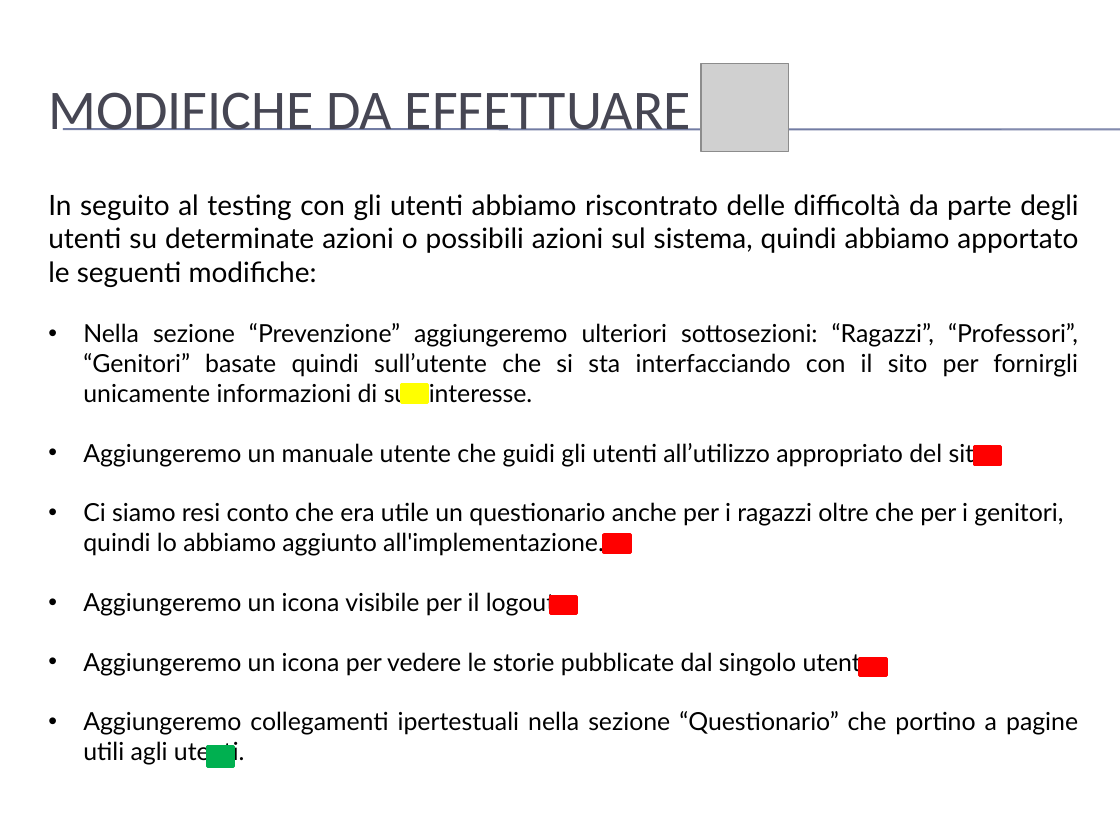
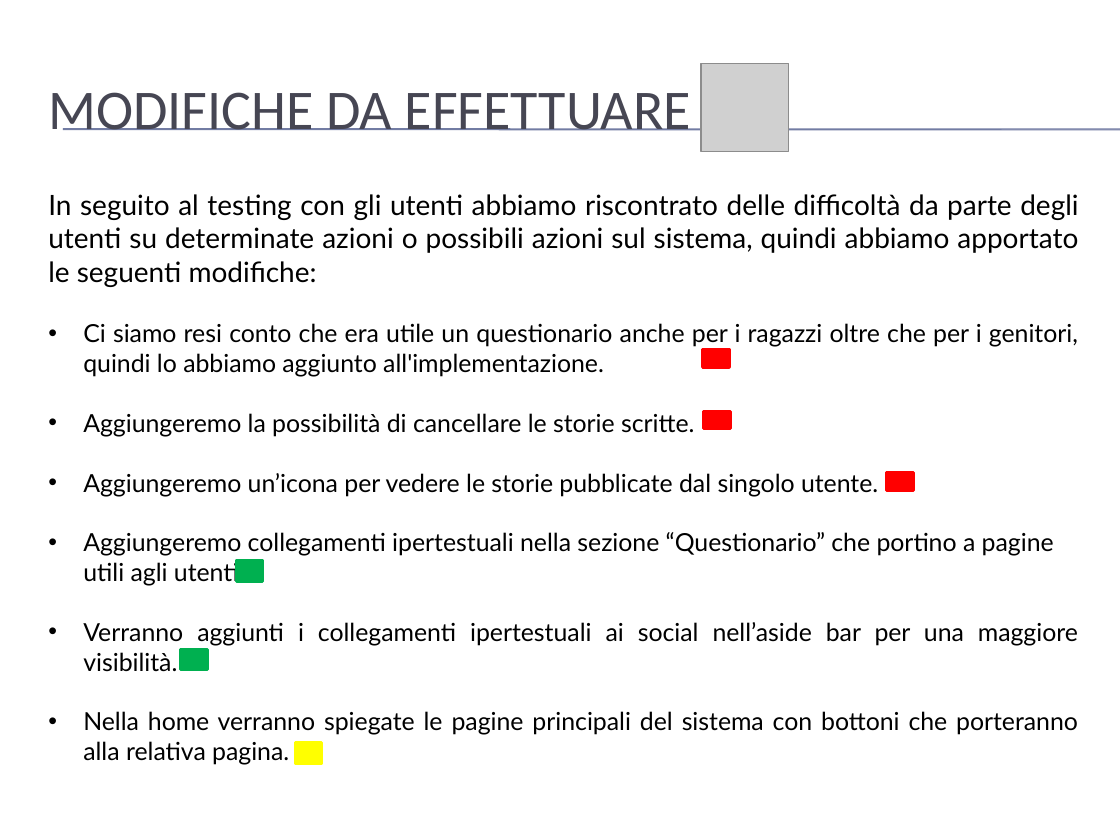
Before and after one commit to mario-santoro/Bullyingless, a slide deck: slide 19 of Assignment n.4/presentazione.pptx (slide 20 before the commit). Drawn at 1120x840 pixels with LibreOffice and Linux fonts; fonts in the diff are those of the drawing; grey boxes stand for pictures; background and template pictures are left out. Boxes give left, top, right and bottom in pixels: in the first picture for what was removed or moved away, otherwise in the second. Text is boxed around its words. In the diff, an @@ line names an element or a change of style, - is before the commit and + after.

```diff
--- a/Assignment n.4/presentazione.pptx
+++ b/Assignment n.4/presentazione.pptx
@@ text at [83, 323, 1078, 467]: paragraphs removed @@
-• Nella sezione “Prevenzione” aggiungeremo ulteriori sottosezioni: “Ragazzi”, “Professori”, “Genitori” basate quindi sull’utente che si sta interfacciando con il sito per fornirgli unicamente informazioni di suo interesse.
-• Aggiungeremo un manuale utente che guidi gli utenti all’utilizzo appropriato del sito.
@@ text at [83, 323, 1078, 586]: alignment left to justified; alignment justified to left @@
@@ rectangle: place and size @@
-rectangle at [551, 596, 578, 614]
+rectangle at [702, 349, 729, 367]
@@ text at [83, 413, 878, 497]: text changed @@
-• Aggiungeremo un icona visibile per il logout.
-• Aggiungeremo un icona per vedere le storie pubblicate dal singolo utente.
+• Aggiungeremo la possibilità di cancellare le storie scritte.
+• Aggiungeremo un’icona per vedere le storie pubblicate dal singolo utente.
@@ rectangle: place and size @@
-rectangle at [974, 447, 1001, 465]
+rectangle at [703, 411, 730, 429]
@@ rectangle: place and size @@
-rectangle at [604, 534, 631, 552]
+rectangle at [887, 473, 914, 491]
@@ rectangle: place and size @@
-rectangle at [207, 746, 234, 766]
+rectangle at [236, 561, 263, 581]
@@ text at [83, 622, 1078, 765]: paragraphs added @@
+• Verranno aggiunti i collegamenti ipertestuali ai social nell’aside bar per una maggiore visibilità.
+• Nella home verranno spiegate le pagine principali del sistema con bottoni che porteranno alla relativa pagina.
@@ rectangle added at [180, 650, 207, 670], fill #00B050, outline #00B050 2 pt @@
@@ rectangle removed at [860, 659, 887, 676] @@
@@ rectangle: place and size @@
-rectangle at [401, 385, 428, 403]
+rectangle at [296, 743, 323, 763]
```
Also in this commit, not shown: 13 other slides changed, 1 slide removed.
